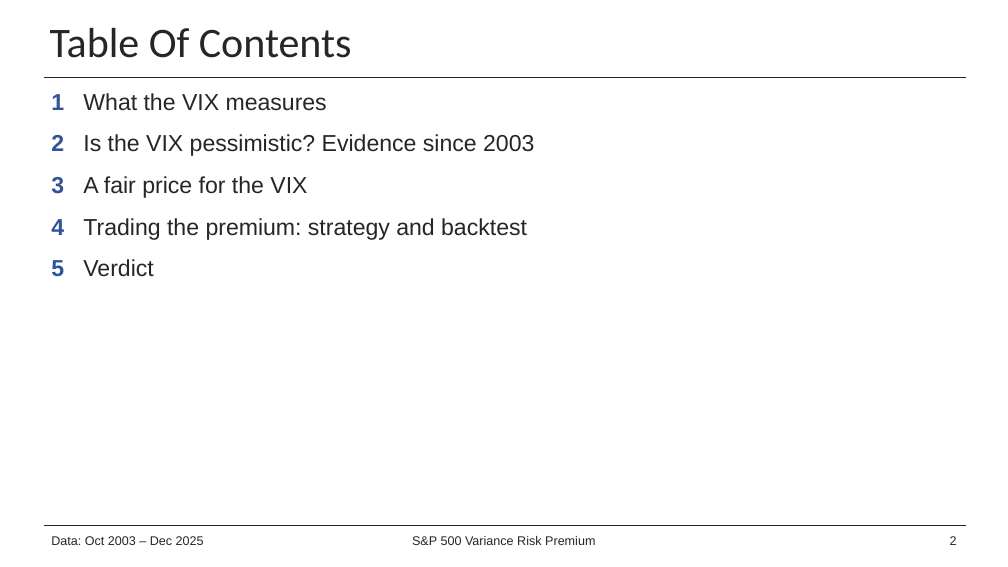
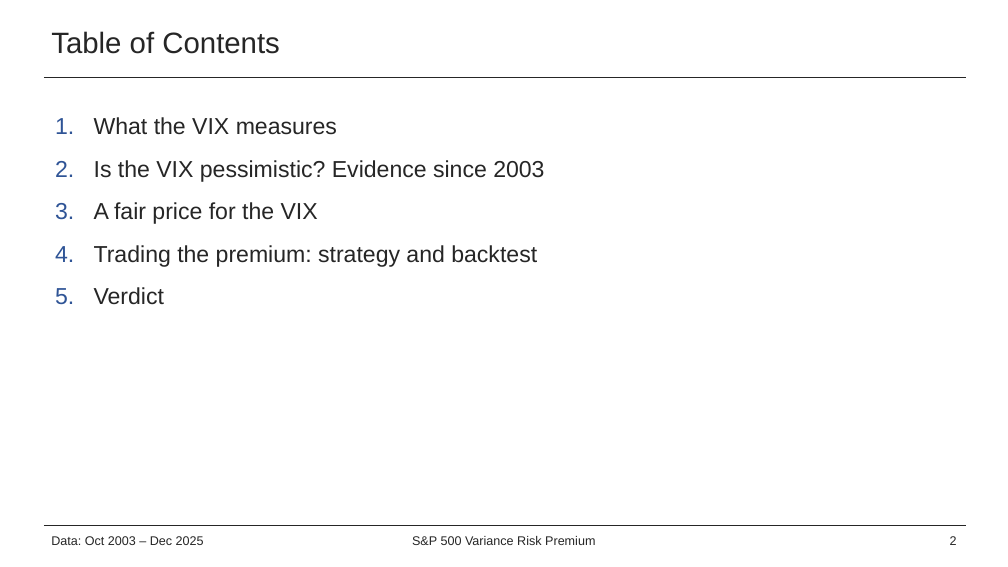
Before and after one commit to alston-yam/project_VIX, a slide deck: slide 2 of deck/VIX_pitch.pptx. Drawn at 1008x567 pixels with LibreOffice and Linux fonts; fonts in the diff are those of the drawing; background and template pictures are left out. Boxes give left, top, right and bottom in pixels: in the first picture for what was removed or moved away, otherwise in the second. Text is boxed around its words. In the diff, an @@ line names an element or a change of style, - is before the commit and + after.

```diff
--- a/deck/VIX_pitch.pptx
+++ b/deck/VIX_pitch.pptx
@@ text removed at bbox=[50, 28, 352, 58] @@
-Table Of Contents
@@ title added at bbox=[51, 31, 280, 54], 28 pt, text #262626 @@
+Table of Contents
@@ text at bbox=[55, 117, 544, 305]: text changed @@
-1 What the VIX measures
-2 Is the VIX pessimistic? Evidence since 2003
-3 A fair price for the VIX
-4 Trading the premium: strategy and backtest
-5 Verdict
+1. What the VIX measures
+2. Is the VIX pessimistic? Evidence since 2003
+3. A fair price for the VIX
+4. Trading the premium: strategy and backtest
+5. Verdict
```
Also in this commit, not shown: 16 other slides changed, 1 slide added, 1 slide removed, 7 other files.
